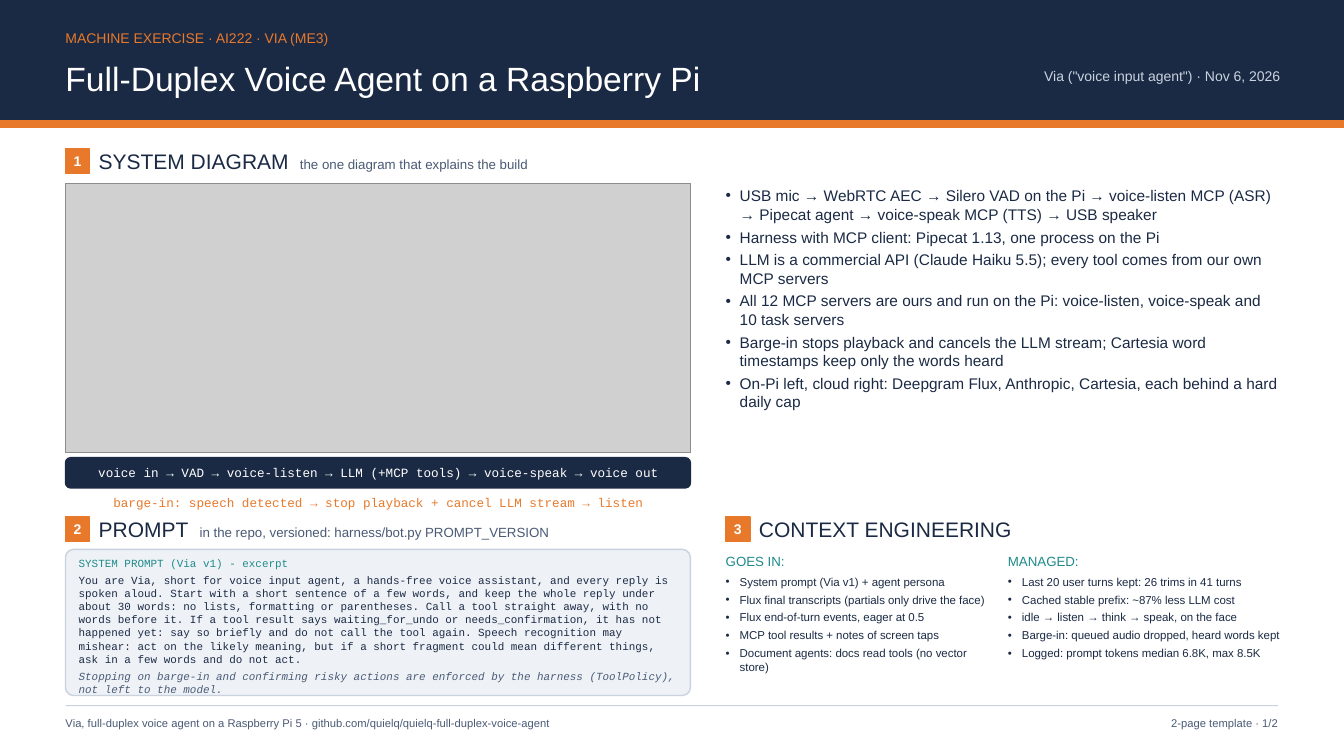
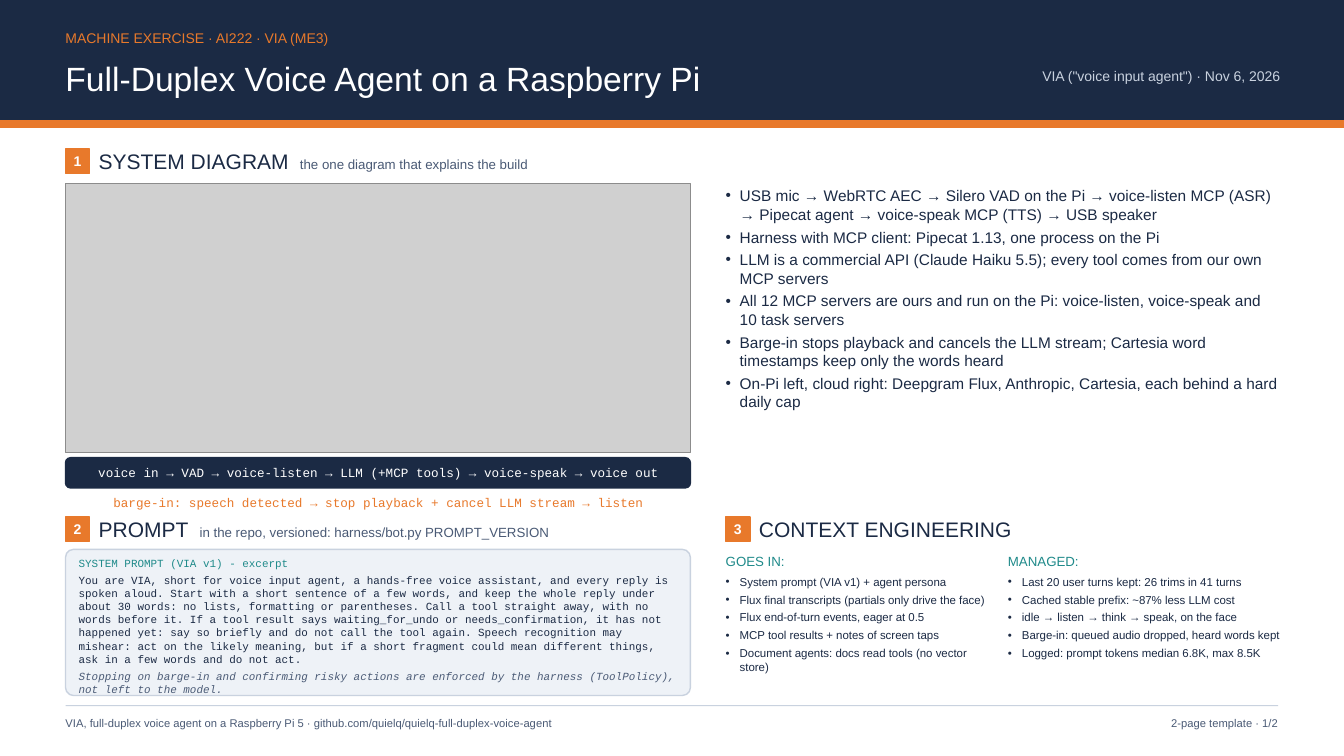
Before and after one commit to quielq/quielq-full-duplex-voice-agent, a slide deck: slide 1 of docs/deck/machine-exercise.pptx. Drawn at 1344x756 pixels with LibreOffice and Linux fonts; fonts in the diff are those of the drawing; grey boxes stand for pictures. Boxes give left, top, right and bottom in pixels: in the first picture for what was removed or moved away, otherwise in the second. Text is boxed around its words. In the diff, an @@ line names an element or a change of style, - is before the commit and + after.

```diff
--- a/docs/deck/machine-exercise.pptx
+++ b/docs/deck/machine-exercise.pptx
@@ text at bbox=[1042, 71, 1280, 84]: text changed @@
-Via ("voice input agent") · Nov 6, 2026
+VIA ("voice input agent") · Nov 6, 2026
@@ text at bbox=[79, 559, 668, 663]: text changed @@
-SYSTEM PROMPT (Via v1) - excerpt
-You are Via, short for voice input agent, a hands-free voice assistant, and every reply is spoken aloud. Start with a short sentence of a few words, and keep the whole reply under about 30 words: no lists, formatting or parentheses. Call a tool straight away, with no words before it. If a tool result says waiting_for_undo or needs_confirmation, it has not happened yet: say so briefly and do not call the tool again. Speech recognition may mishear: act on the likely meaning, but if a short fragment could mean different things, ask in a few words and do not act.
+SYSTEM PROMPT (VIA v1) - excerpt
+You are VIA, short for voice input agent, a hands-free voice assistant, and every reply is spoken aloud. Start with a short sentence of a few words, and keep the whole reply under about 30 words: no lists, formatting or parentheses. Call a tool straight away, with no words before it. If a tool result says waiting_for_undo or needs_confirmation, it has not happened yet: say so briefly and do not call the tool again. Speech recognition may mishear: act on the likely meaning, but if a short fragment could mean different things, ask in a few words and do not act.
@@ text at bbox=[740, 577, 946, 589]: text changed @@
-• System prompt (Via v1) + agent persona
+• System prompt (VIA v1) + agent persona
@@ text at bbox=[65, 719, 552, 730]: text changed @@
-Via, full-duplex voice agent on a Raspberry Pi 5 · github.com/quielq/quielq-full-duplex-voice-agent
+VIA, full-duplex voice agent on a Raspberry Pi 5 · github.com/quielq/quielq-full-duplex-voice-agent
```
Also in this commit, not shown: 1 other slide changed, 14 other files.
